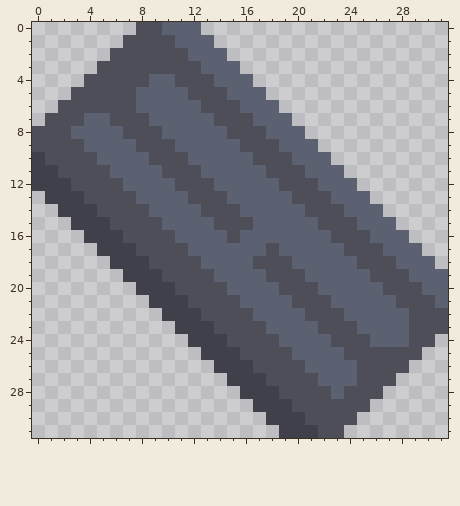
Pixel-art sprite, stored at sprites/materials/plasteel.png. The picture above was drawn from the file before the commit.
The file is 32x32 pixels. Colours within 5 levels of each other are drawn and written as one.
New version:
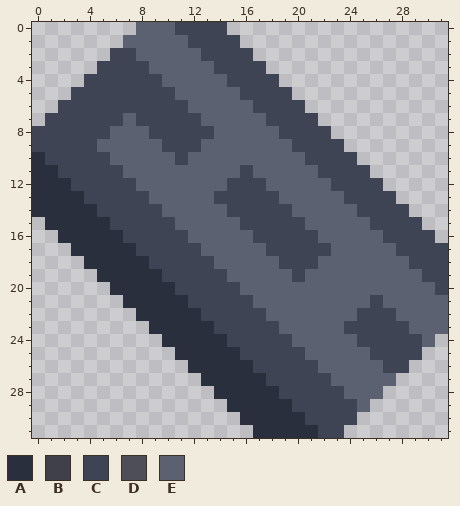
Palette (. is transparent): A #2a2f3e  B #3f4049  C #3e4454  D #4d4e58  E #5b6170
Change:
Changed rows in their new state; - is an unchanged pixel.
first column x 0:
 0 --------EE-CCCC-----------------
 1 -------EEEE-CCCC----------------
 2 ------CCEEEE-CCCC---------------
 3 -----CCCCEEEE-CCCC--------------
 4 ----CCCCCC-EEE-CCCC-------------
 5 ---CCCCCCCC-EEE-CCCC------------
 6 --CCCCCCCCCC-EEE-CCCC-----------
 7 -CCCCCCECCCCC-EEE-CCCC----------
 8 CCCCCC-EECCCCC-EEE-CCCC---------
 9 CCCCC---EECCC---EEE-CCCC--------
10 ACCCCC---EEC-----EEE-CCCC-------
11 AACCCCC---EEE---C-EEE-CCCC------
12 AAACCCCC---EEE-CCC-EEE-CCCC-----
13 AAAACCCCC---EECCCCC-EEE-CCCC----
14 AAAAACCCCC---EECCCCC-EEE-CCCC---
15 -AAAAACCCCC---EECCCCC-EEE-CCCC--
16 --AAAAACCCCC---E-CCCCC-EEE-CCCC-
17 ---AAAAACCCCC-----CCCCC-EEE-CCCC
18 ----AAAAACCCCC---EECCC---EEE-CCC
19 -----AAAAACCCCC---EEC-----EEE-CC
20 ------AAAAACCCCC---EEE-----EEE-C
21 -------AAAAACCCCC---EEE---C-EEE-
22 --------AAAAACCCCC---EEE-CCC-EEE
23 ---------AAAAACCCCC---EECCCCCEEE
24 ----------AAAAACCCCC---EECCCCCE-
25 -----------AAAAACCCCC---EECCCC--
26 ------------AAAAACCCCC---EECC---
27 -------------AAAAACCCCC--EEE----
28 --------------AAAAACCCCCEEE-----
29 ---------------AAAAACCCCCE------
30 ----------------AAAAACCCC-------
31 -----------------AAAAACC--------
Boxes around the changes in both pictures, in picture pixels (x1, y1, x2, y2):
changed: (32, 22, 448, 438)
